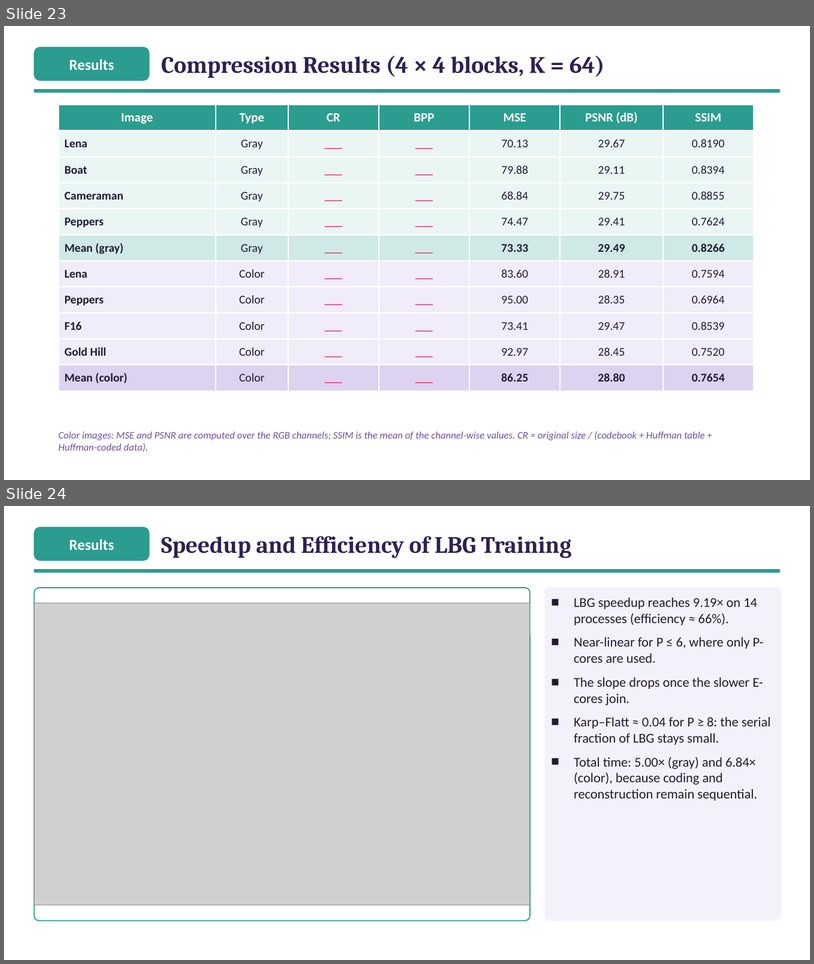
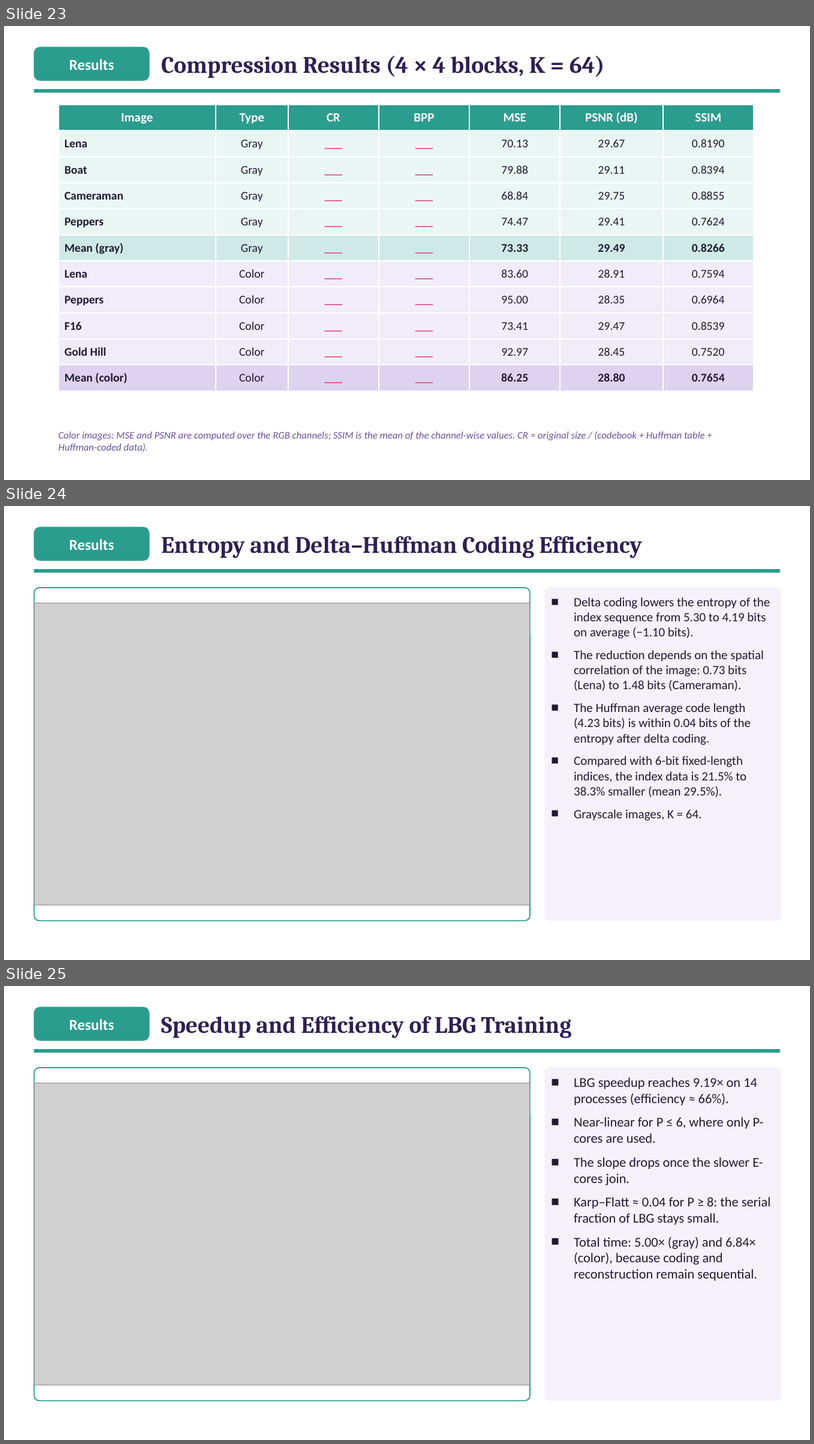
Before and after one commit to ibtihal-cpu/mihk, a slide deck: results/seminar/figs/Seminar_Ibtihal_v3.pptx. Shown one above the other, each under a label of ours: slides 23 and 24 before the commit, slides 23, 24 and 25 after it. The pictures are 814x964 and 814x1444 pixels, drawn with LibreOffice and Linux fonts; fonts in the diff are those of the drawing; grey boxes stand for pictures. Boxes give left, top, right and bottom in pixels: in the first picture for what was removed or moved away, otherwise in the second. Text is boxed around its words. In the diff, an @@ line names an element or a change of style, - is before the commit and + after.

```diff
--- a/results/seminar/figs/Seminar_Ibtihal_v3.pptx
+++ b/results/seminar/figs/Seminar_Ibtihal_v3.pptx
@@ slide 24 added at box(4, 506, 810, 960), background #FFFFFF @@
@@ rounded rectangle added at box(34, 527, 149, 561), fill #2A9D8F, outline #2A9D8F 1 pt @@
@@ text added at box(69, 539, 114, 550), 18 pt, text #FFFFFF, bold @@
+Results
@@ text added at box(161, 536, 643, 558), 28 pt, text #2E2055, bold @@
+Entropy and Delta–Huffman Coding Efficiency
@@ rectangle added at box(34, 570, 780, 572), fill #2A9D8F, outline #2A9D8F 1 pt @@
@@ rounded rectangle added at box(34, 588, 530, 921), fill #FFFFFF, outline #2A9D8F 1.25 pt @@
@@ rounded rectangle added at box(545, 588, 782, 921), fill #F5F1FB, outline #F5F1FB 1 pt @@
@@ picture added at box(34, 603, 530, 904) @@
@@ text added at box(574, 597, 770, 820), 15 pt, text #1F1A33 @@
+■ Delta coding lowers the entropy of the index sequence from 5.30 to 4.19 bits on average (−1.10 bits).
+■ The reduction depends on the spatial correlation of the image: 0.73 bits (Lena) to 1.48 bits (Cameraman).
+■ The Huffman average code length (4.23 bits) is within 0.04 bits of the entropy after delta coding.
+■ Compared with 6-bit fixed-length indices, the index data is 21.5% to 38.3% smaller (mean 29.5%).
+■ Grayscale images, K = 64.
@@ what was slide 24 is now slide 25 @@
```
Also in this commit, not shown: 4 other files.
